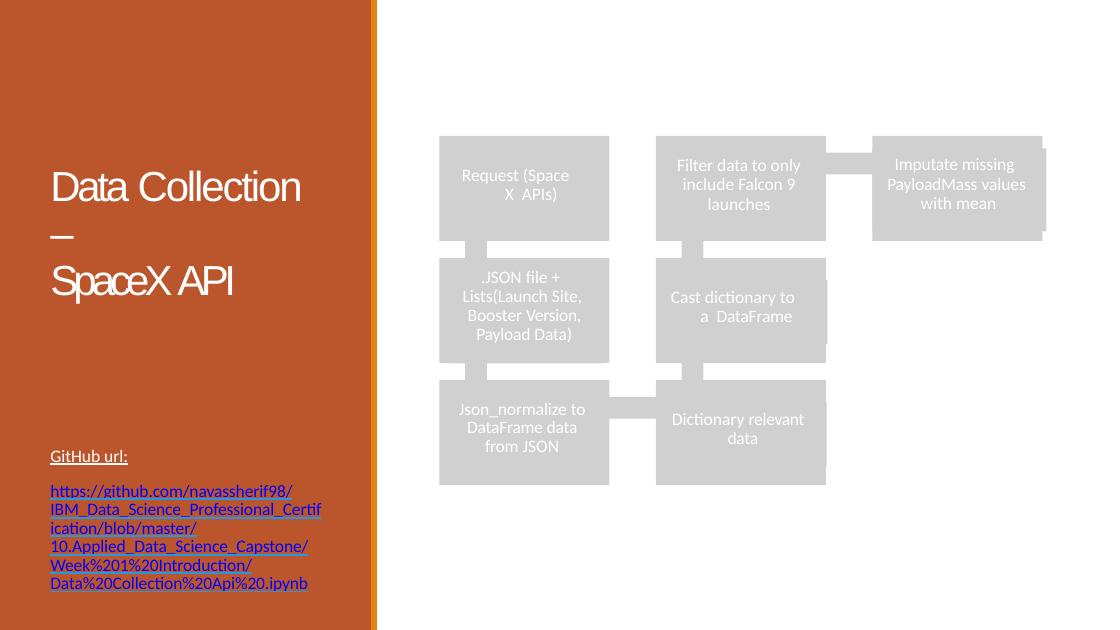
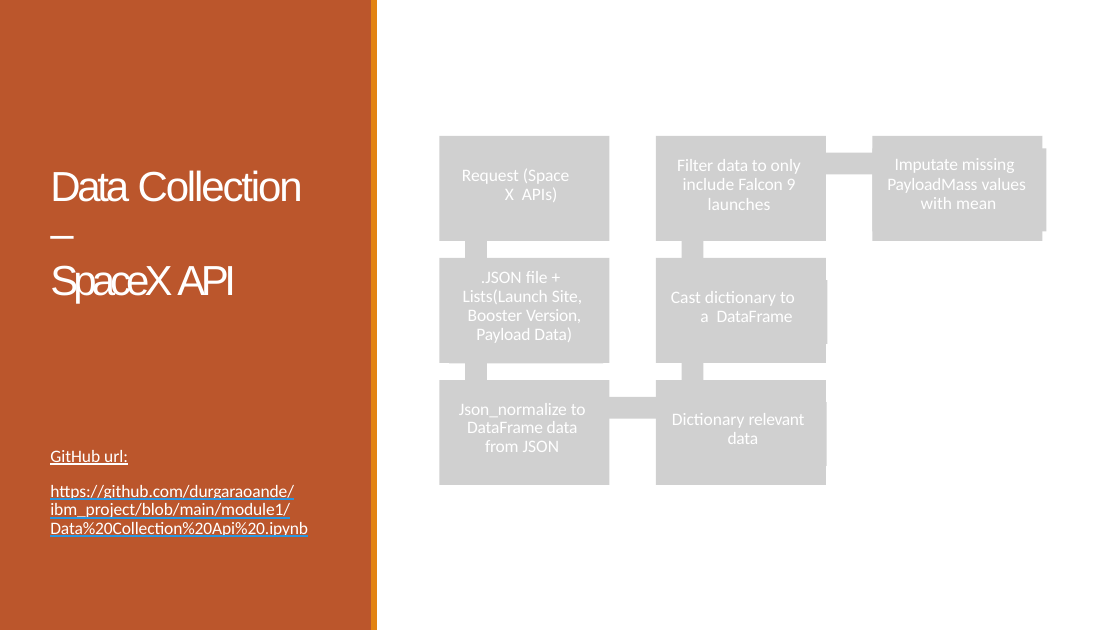
Before and after one commit to durgaraoande/ibm_project, a slide deck: slide 8 of module5/Data Science Journey.pptx. Drawn at 1120x630 pixels with LibreOffice and Linux fonts; fonts in the diff are those of the drawing; grey boxes stand for pictures. Boxes give left, top, right and bottom in pixels: in the first picture for what was removed or moved away, otherwise in the second. Text is boxed around its words. In the diff, an @@ line names an element or a change of style, - is before the commit and + after.

```diff
--- a/module5/Data Science Journey.pptx
+++ b/module5/Data Science Journey.pptx
@@ text at bbox=[50, 485, 308, 537]: text changed; text colour #0000FF to #FFFFFF @@
-https://github.com/navassherif98/IBM_Data_Science_Professional_Certification/blob/master/10.Applied_Data_Science_Capstone/Week%201%20Introduction/Data%20Collection%20Api%20.ipynb
+https://github.com/durgaraoande/ibm_project/blob/main/module1/Data%20Collection%20Api%20.ipynb
```
Also in this commit, not shown: 9 other slides changed.
